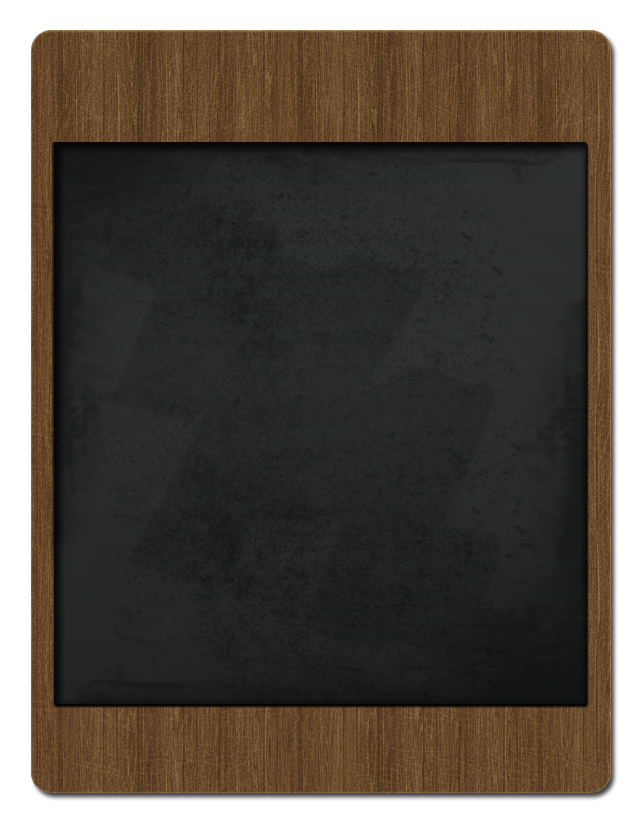
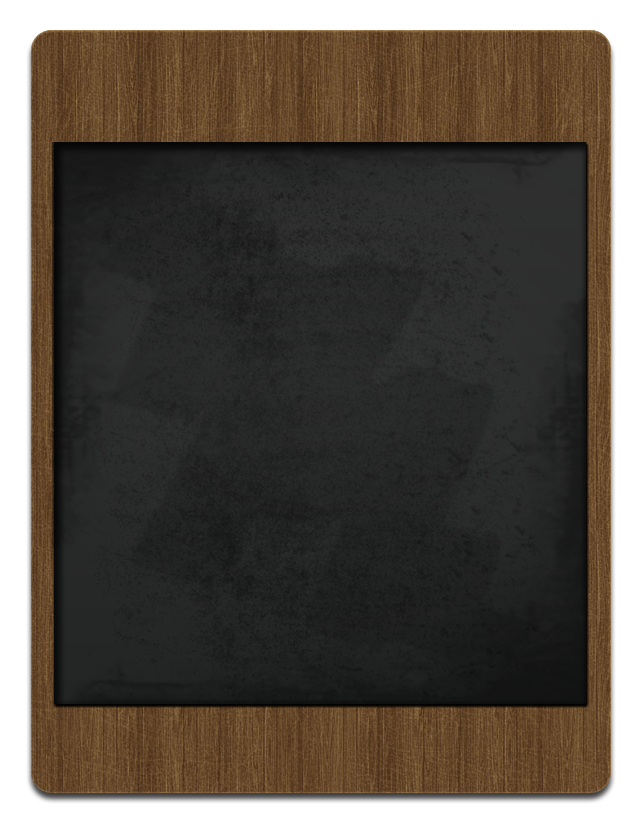
Layered file, before and after one edit (640 x 822). Changes by layer:
pixels changed over [26, 30, 618, 804] (layer not identified)
